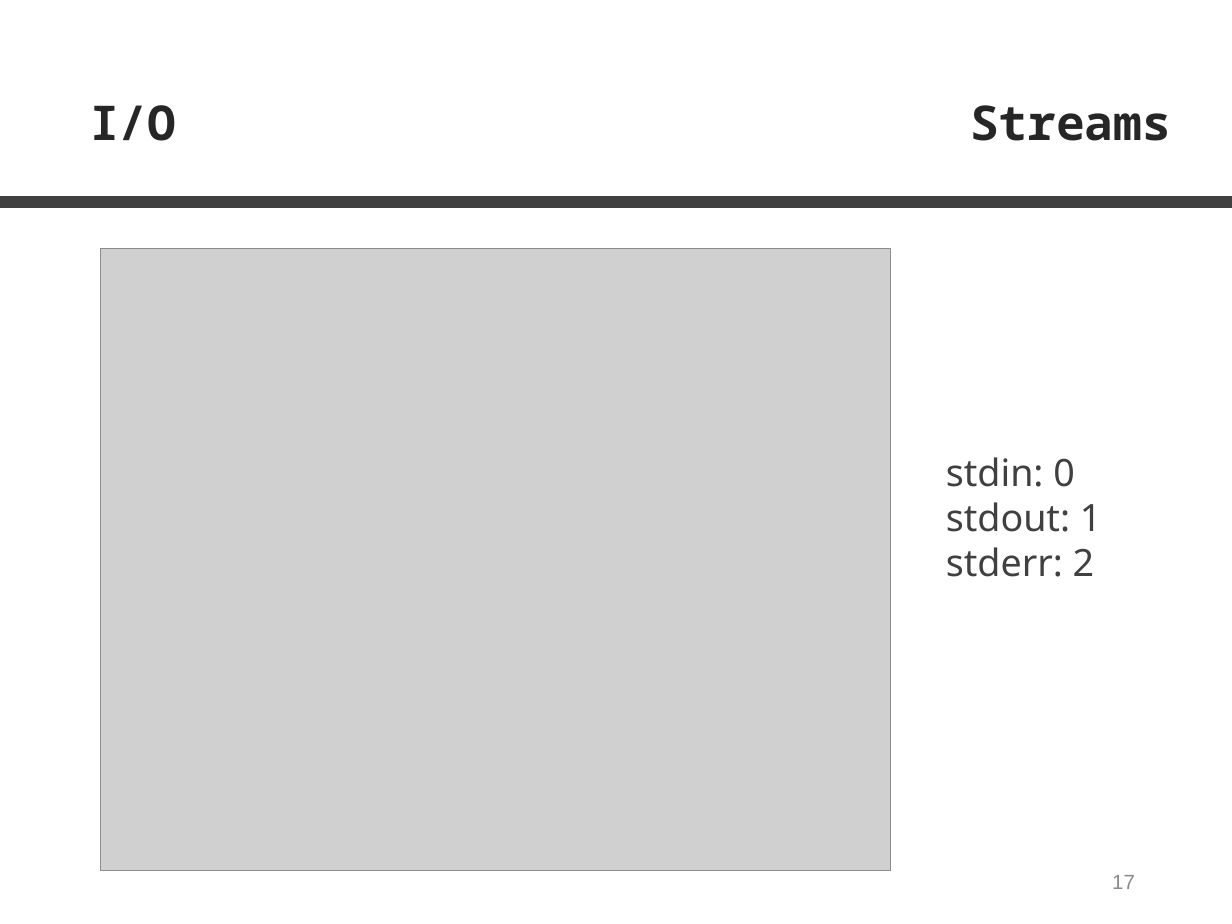
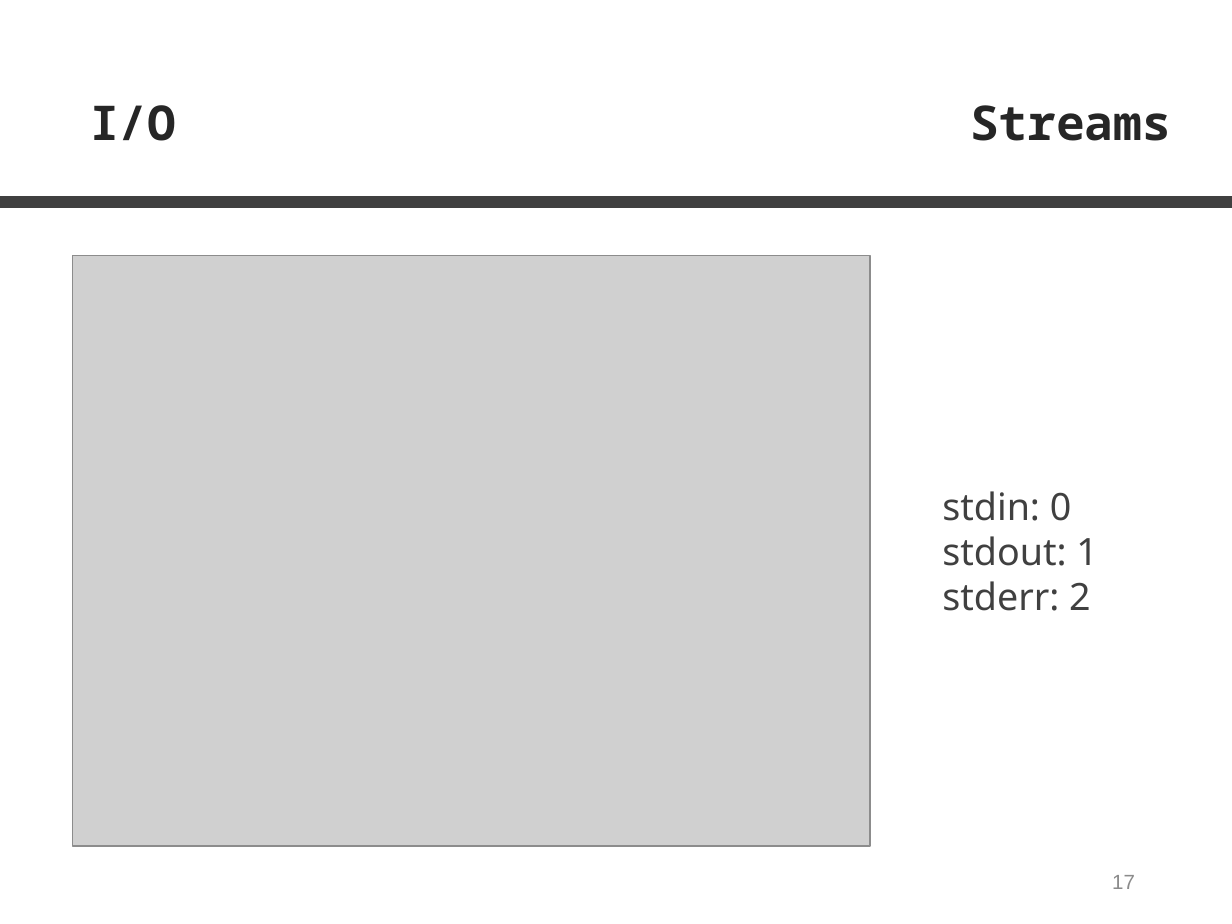
Before and after one commit to z4na14/C-para-normies, a slide deck: slide 17 of transparencias.pptx. Drawn at 1232x924 pixels with LibreOffice and Linux fonts; fonts in the diff are those of the drawing; grey boxes stand for pictures. Boxes give left, top, right and bottom in pixels: in the first picture for what was removed or moved away, otherwise in the second. Text is boxed around its words. In the diff, an @@ line names an element or a change of style, - is before the commit and + after.

```diff
--- a/transparencias.pptx
+++ b/transparencias.pptx
@@ picture: place and size @@
-picture at [101, 249, 891, 871]
+picture at [73, 255, 870, 845]
@@ text "stdin: 0": place and size @@
-text "stdin: 0" at [946, 457, 1102, 577]
+text "stdin: 0" at [942, 491, 1098, 611]
```
Also in this commit, not shown: 4 other slides changed, 2 other files.
